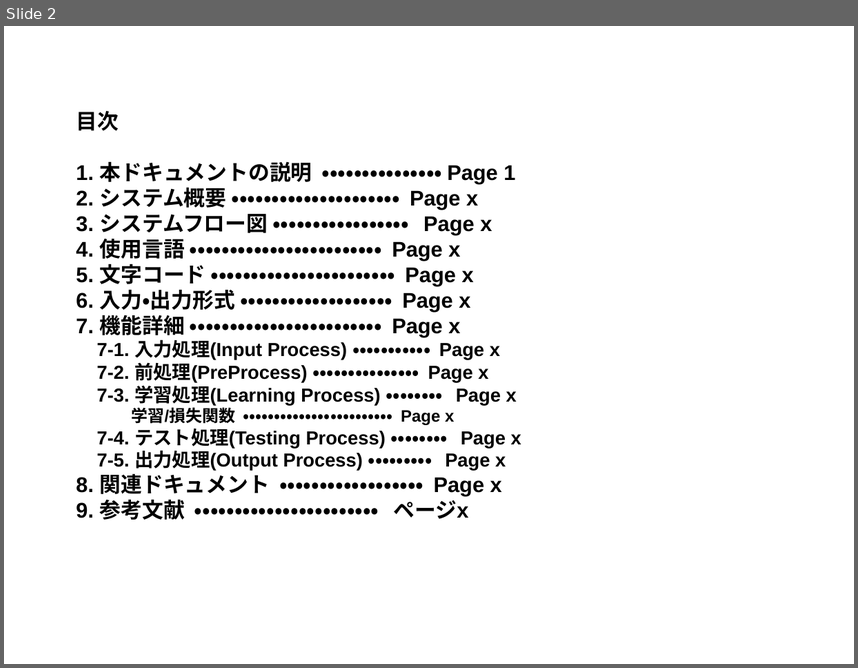
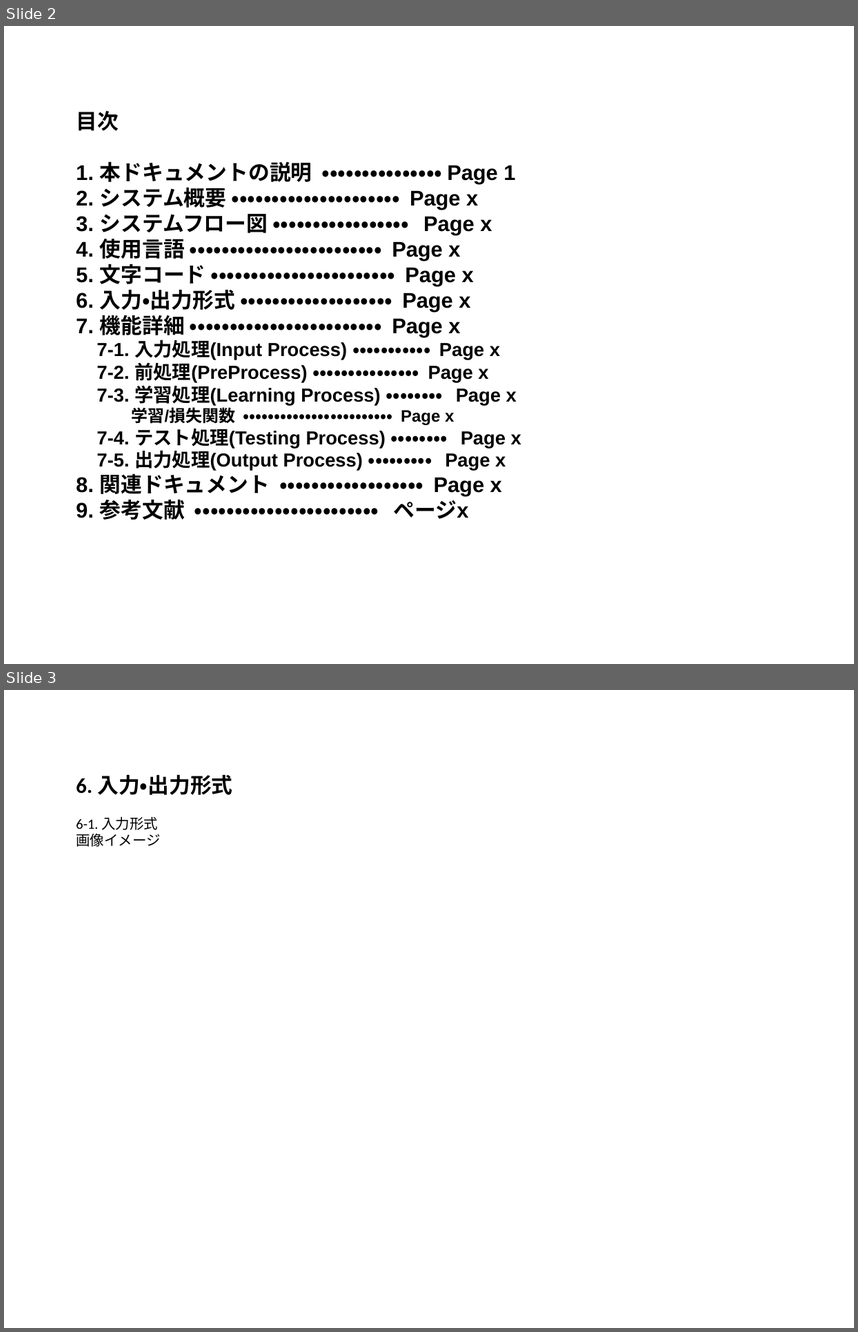
Before and after one commit to yasuyukiokubo/DiveIntoCode, a slide deck: presentation/システム設計書_学習モデル.pptx. Shown one above the other, each under a label of ours: slide 2 before the commit, slides 2 and 3 after it. The pictures are 858x668 and 858x1332 pixels, drawn with LibreOffice and Linux fonts; fonts in the diff are those of the drawing. Boxes give left, top, right and bottom in pixels: in the first picture for what was removed or moved away, otherwise in the second. Text is boxed around its words. In the diff, an @@ line names an element or a change of style, - is before the commit and + after.

```diff
--- a/presentation/システム設計書_学習モデル.pptx
+++ b/presentation/システム設計書_学習モデル.pptx
@@ slide 3 added at [4,690,854,1328], background #FFFFFF @@
@@ title added at [76,775,232,847], 12 pt, text #000000 @@
+6. 入力・出力形式
+6-1. 入力形式
+画像イメージ
```
Also in this commit, not shown: 1 slide changed, 1 other file.
